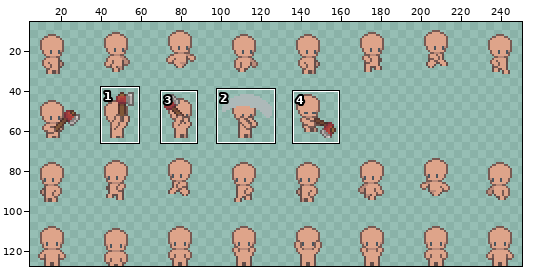
Sprite sheet -- katy-react-project/src/assets/sprite-sheet-v1.png. The picture above shows the old version from afar; the outline marks the close-up.
Close-up. Before:
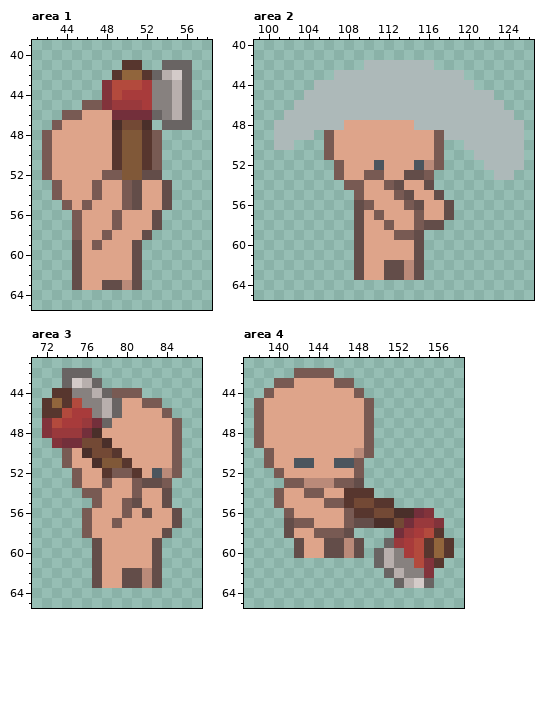
The file is 256x128 pixels. Colours within 5 levels of each other are drawn and written as one. Shown: area 1: x 41..58, y 39..65; area 2: x 99..126, y 40..65; area 3: x 71..87, y 41..65; area 4: x 137..158, y 41..65. The wide view leaves out empty margins. The commit also changed other parts of the picture, which this record leaves out.
The result:
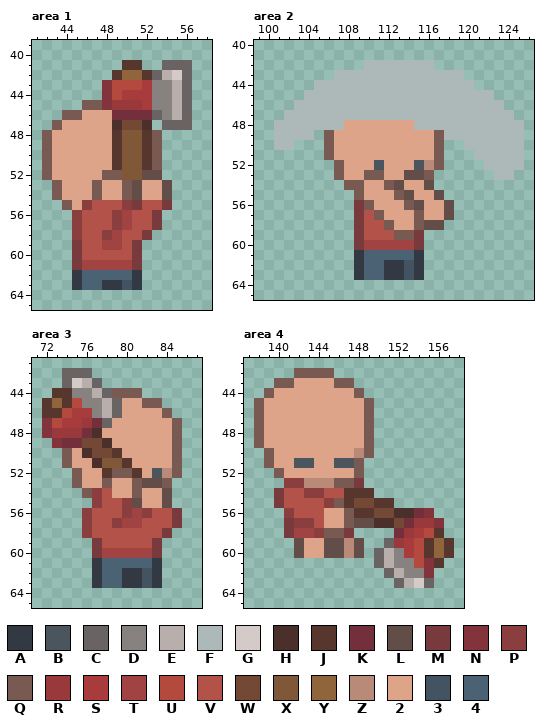
Palette (. is transparent): A #323942  B #4b555e  C #696463  D #87817f  E #b8afad  F #adb9b9  G #d4cbc9  H #4a2f2a  J #57362e  K #732f3b  L #634d49  M #783a3d  N #82333b  P #8a3e3e  Q #785a53  R #99393c  S #a83b3b  T #a14343  U #b34a3d  V #b35249  W #734935  X #805838  Y #91653c  Z #ba8a79  2 #dea48a  3 #435361  4 #4b6275
From old to new:
{"where": "area 1"}
{"y":55,"x":46,"old":"Q222QL22L","new":"PVVVPMVVM"}
{"y":56,"x":45,"old":"Q222Q222L","new":"PVVVPTVVM"}
{"y":57,"x":45,"old":"Q222Q222L","new":"PVVVPTVVM"}
{"y":58,"x":45,"old":"Q22Q222L","new":"PVVPTVVM"}
{"y":59,"x":45,"old":"L2Q222L","new":"MVVTTVM"}
{"y":60,"x":45,"old":"L22222L","new":"MVVVVVM"}
{"y":61,"x":45,"old":"L22222L","new":"MTTTTTM"}
{"y":62,"x":45,"old":"L22222L","new":"A44444A"}
{"y":63,"x":45,"old":"L22LLZL","new":"A44AA3A"}
{"where": "area 2"}
{"y":56,"x":109,"old":"L","new":"M"}
{"y":57,"x":109,"old":"L2","new":"MV"}
{"y":58,"x":109,"old":"L22","new":"MVV"}
{"y":59,"x":109,"old":"L222","new":"MVVV"}
{"y":59,"x":115,"old":"L","new":"M"}
{"y":60,"x":109,"old":"L22222L","new":"MTTTTTM"}
{"y":61,"x":109,"old":"L22222L","new":"A44444A"}
{"y":62,"x":109,"old":"L22LLZL","new":"A44AA3A"}
{"y":63,"x":109,"old":"L22LLZL","new":"A44AA3A"}
{"where": "area 3"}
{"y":54,"x":77,"old":"Q2","new":"PV"}
{"y":55,"x":77,"old":"Q22Q","new":"PVVP"}
{"y":56,"x":76,"old":"Q222Q2L22L","new":"PVVVPTPVVM"}
{"y":57,"x":76,"old":"Q22Q22222L","new":"PVVPTTVVVM"}
{"y":58,"x":76,"old":"Q2222222L","new":"PVVVVVVVM"}
{"y":59,"x":77,"old":"L22222L","new":"MVVVVVM"}
{"y":60,"x":77,"old":"L22222L","new":"MTTTTTM"}
{"y":61,"x":77,"old":"L22222L","new":"A44444A"}
{"y":62,"x":77,"old":"L22LLZL","new":"A44AA3A"}
{"y":63,"x":77,"old":"L22LLZL","new":"A44AA3A"}
{"where": "area 4"}
{"y":53,"x":141,"old":"QQ","new":"PP"}
{"y":53,"x":148,"old":"L","new":"M"}
{"y":54,"x":140,"old":"Q22QQ22","new":"MVVPPVV"}
{"y":55,"x":140,"old":"Q2222Q","new":"MVVVVP"}
{"y":56,"x":141,"old":"Q222","new":"PVVV"}
{"y":57,"x":141,"old":"LQQ2","new":"MPPV"}
{"y":58,"x":141,"old":"L22Q","new":"MTTP"}
{"y":58,"x":147,"old":"L","new":"M"}
{"label":"changed","picture_box":[72,200,172,290]}
{"label":"changed","picture_box":[354,200,424,280]}
{"label":"changed","picture_box":[82,488,182,588]}
{"label":"changed","picture_box":[274,478,364,538]}
